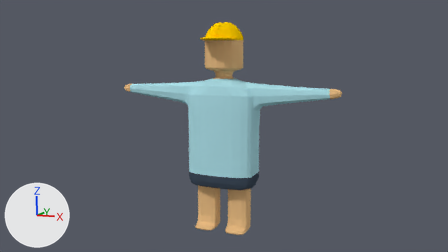
A saved change to the Blender file introduction/blend/010_008.blend.
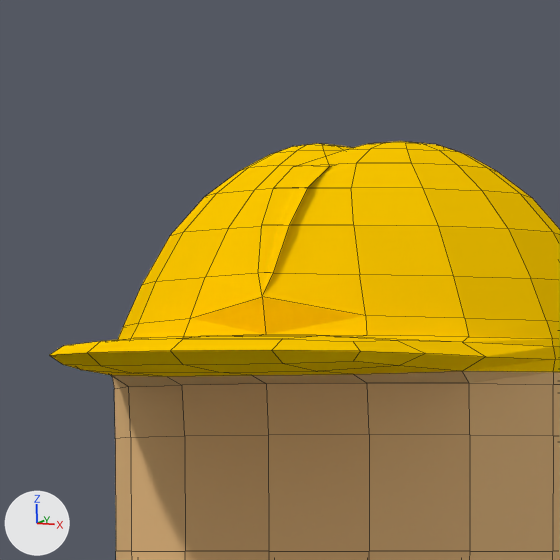
There are two pictures of each version: one from the file's camera 'Camera', one close up on the part from 44% to 53% of the width and 5% to 22% of the height. Every picture has the same lights, and +X, +Y and +Z are marked at lower left. The close-ups show mesh edges as thin lines.

Objects in the first close-up: '立方体'.
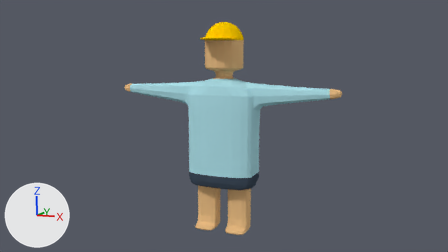
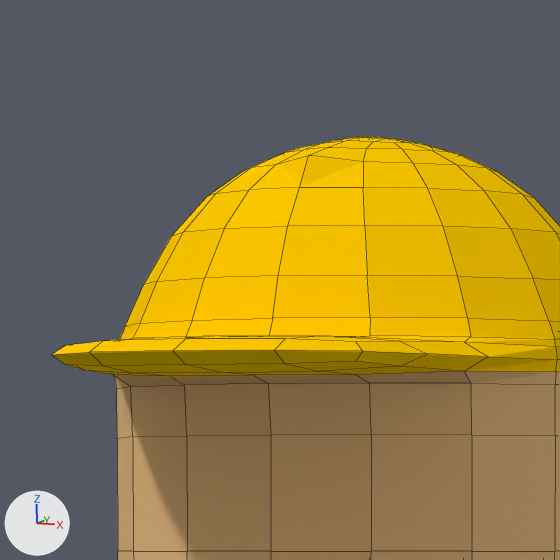
Where the change shows, as pixel boxes (x1, y1, x2, y2) in the close-ups (560 x 560 px):
'立方体', reshaped, turned, modifiers changed
    before: (50, 141, 560, 560)
    after: (52, 137, 560, 560)
part 1 of me_立方体, built on
    before: (139, 141, 496, 323)
    after: (52, 137, 495, 560)

What the commit changed:
me_立方体 is used by ob_立方体; location (0.0, 0.0, 0.0).
me_立方体 had 225 vertices, 197 faces, 4 loose edges and spanned x -0.28..3.49, y -1.17..0.65, z 0.0..6.26.
me_立方体 now has 406 vertices, 394 faces, 8 loose edges and spans x -3.49..3.49, y -1.17..0.65, z 0.0..6.28.
Part 1, on me_立方体:
8 vertices are removed from x -0.04..0.04, y -0.54..0.54, z 6.07..6.26.
10 faces are deleted.
3 vertices in x 0.14..0.18, y -0.09..0.09, z 6.26 move by (-0.05, 0.0, 0.0).
3 vertices in x 0.16, y -0.22..0.22, z 1.38 move by (-0.01, 0.0, 0.0).
77 vertices are added at x -3.49..0.28, y -0.54..0.54, z 0.0..6.28.
16 new vertices lie (-0.5, 0.0, 0.0) away from vertices in x 0.0, y -0.65..0.65, z 1.38..4.51.
8 new vertices lie (-0.45, 0.18, 0.0) away from vertices in x 0.0, y -1.17..-0.63, z 4.88..5.81.
7 new vertices lie (-0.5, 0.18, 0.0) away from vertices in x -0.5, y -0.65, z 1.38..4.51.
7 new vertices lie (-0.5, -0.18, 0.0) away from vertices in x -0.5, y 0.65, z 1.38..4.51.
6 new vertices lie (-0.45, -0.18, 0.0) away from vertices in x 0.0, y 0.63, z 4.88..5.81.
6 new vertices lie (-0.18, 0.45, 0.0) away from vertices in x -0.45, y -0.45, z 4.88..5.81.
5 new vertices lie (0.0, -0.15, 0.0) away from vertices in x -1.0, y 0.47, z 1.38..3.01.
5 new vertices lie (0.0, 0.15, 0.0) away from vertices in x -1.0, y -0.47, z 1.38..3.01.
5 new vertices lie (0.0, -0.32, 0.0) away from vertices in x -1.0, y 0.32, z 1.38..3.01.
14 new vertices lie (0.34, 0.0, 0.0) away from vertices in x -0.84, y -0.51..0.22, z 0.0..1.38.
12 new vertices lie (0.34, 0.0, 0.0) away from vertices in x -0.5, y -0.51..0.22, z 0.0..1.38.
9 new vertices lie (0.0, 0.22, 0.0) away from vertices in x -0.84..-0.16, y -0.22, z 0.16..1.38.
6 new vertices lie (0.02, 0.0, 0.27) away from vertices in x -3.17, y -0.21..0.21, z 4.12.
6 new vertices lie (0.0, -0.21, 0.0) away from vertices in x -3.17..-3.15, y 0.21, z 4.12..4.39.
4 loose edges are added.
37 new faces join them, mat_マテリアル_帽子 (yellow #ffcc00).
57 new faces join them, mat_マテリアル_上着 (cyan #acdee7).
36 new faces join them, mat_マテリアル_ズボン (dark blue #3f4c5a).
77 new faces join them, mat_マテリアル_肌色 (beige #e7bb83).
Object '立方体' (ob_立方体) loses its MIRROR modifier named 'ミラー'.
Object '立方体' (ob_立方体) turns from (0, 0, 0) to (0, 0.1, 0) degrees about x, y and z.
